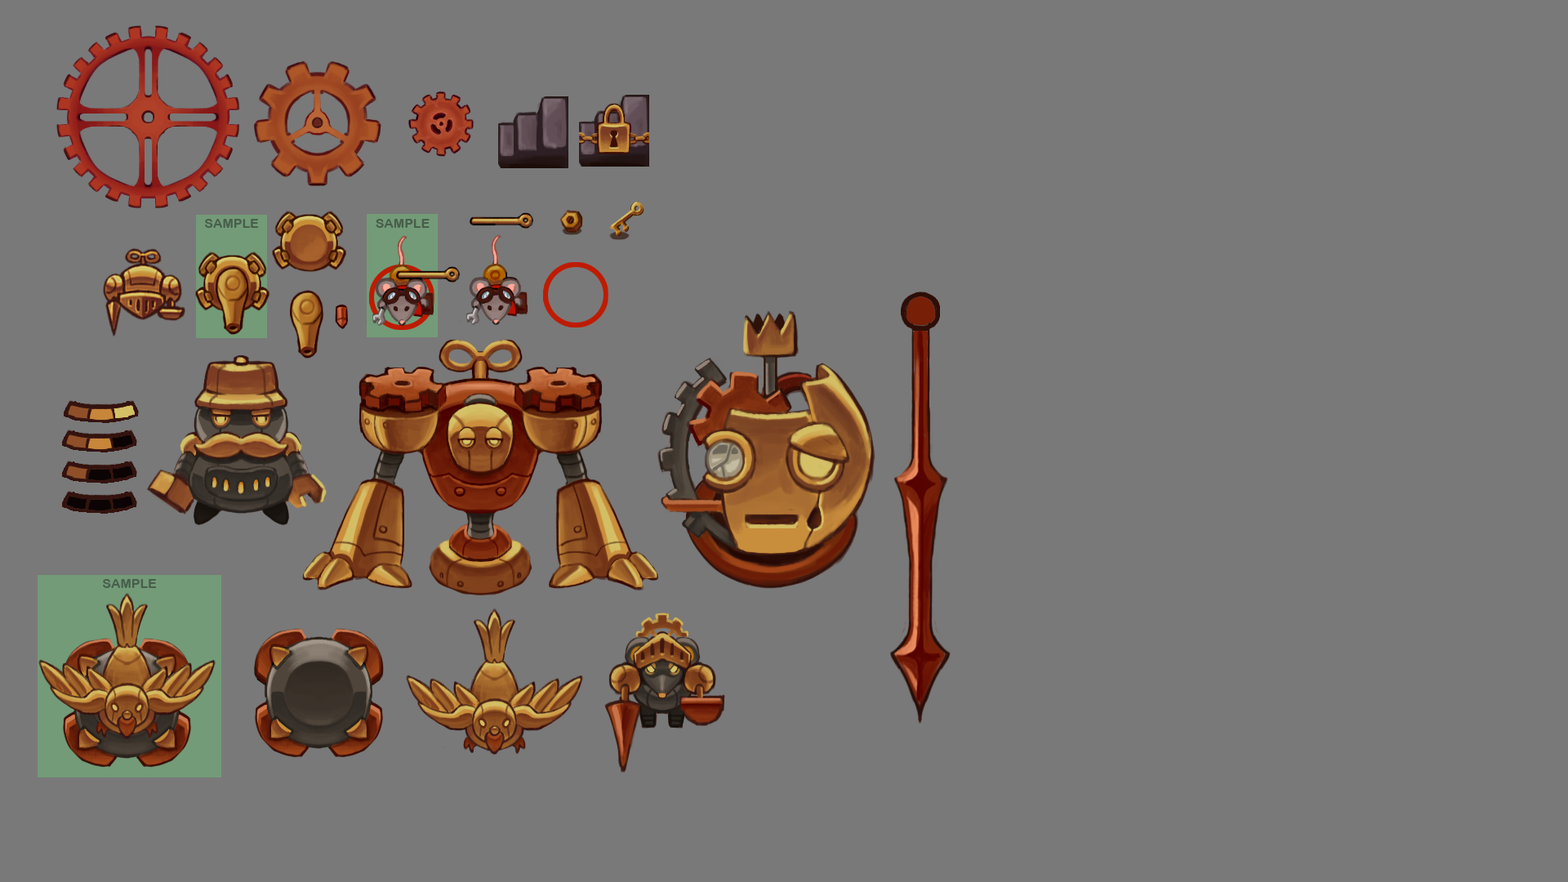
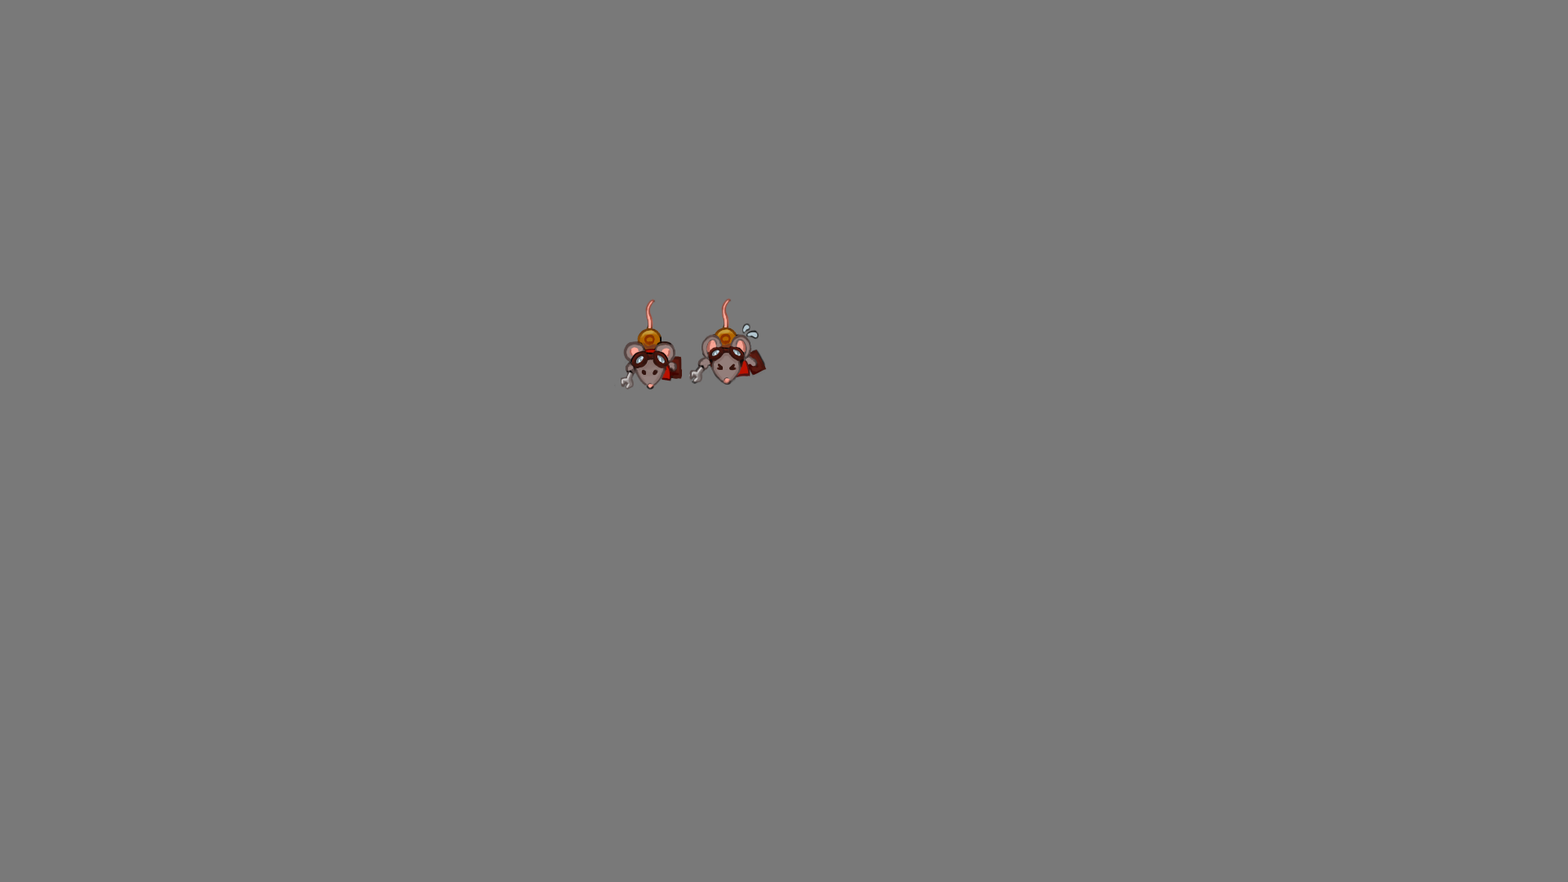
Comparing the layer stacks of the two (1568, 882) images. Changes:
added layer "Layer 32" above "Layer 1 copy" over bbox(688, 298, 767, 386)
added layer "Layer 1 copy" (1st of 3) above "Group 8" over bbox(614, 298, 683, 391)
moved "Layer 31" into group "Group 8" over bbox(889, 291, 951, 724)
moved "Group 8 copy 2" into group "Group 8" over bbox(657, 309, 876, 589)
moved "Layer 30" into group "Group 8" over bbox(604, 612, 726, 773)
moved "Group 8 copy" (1st of 2, in "Group 8") into group "Group 8" over bbox(405, 607, 584, 755)
moved "Layer 29" into group "Group 8" over bbox(253, 628, 384, 758)
moved "Group 8 copy" (2nd of 2, in "Group 8") into group "Group 8" over bbox(37, 592, 217, 740)
moved "Layer 27" into group "Group 8" over bbox(62, 637, 192, 768)
moved "Group 7" into group "Group 8" over bbox(302, 338, 660, 654)
moved "Layer 1 copy" (2nd of 3, in "Group 8") into group "Group 8" over bbox(147, 355, 327, 526)
moved "Layer 6" into group "Group 8" over bbox(498, 96, 569, 169)
moved "Small" into group "Group 8" over bbox(407, 90, 475, 157)
moved "Med" into group "Group 8" over bbox(253, 60, 382, 187)
moved "Large" into group "Group 8" over bbox(56, 25, 241, 209)
moved "Base copy" into group "Group 8" over bbox(271, 210, 347, 273)
moved "Layer 1 copy" (3rd of 3, in "Group 8") into group "Group 8" over bbox(459, 234, 529, 326)
moved "Layer 2" into group "Group 8" over bbox(102, 247, 186, 337)
moved "Layer 1" into group "Group 8" over bbox(365, 234, 435, 327)
moved "Layer 10" into group "Group 8" over bbox(579, 94, 650, 167)
moved "Base" into group "Group 8" over bbox(195, 250, 270, 314)
moved "Layer 28" into group "Group 8" over bbox(37, 574, 222, 778)
moved "Layer 8" into group "Group 8" over bbox(366, 213, 438, 338)
moved "Layer 7" into group "Group 8" over bbox(196, 214, 268, 339)
…and 16 more changes (16 stack)